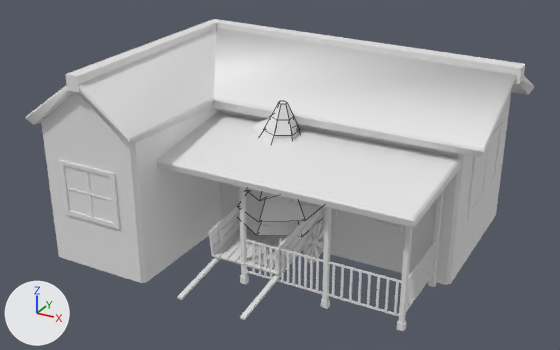
Renders of the FBX model Assets/_Lost in Tales/Prefabs/Fase2/Lucca/farm_assets_Lucca.fbx from each side of a commit.
Both versions are drawn from a camera (50 mm lens) standing at (7.1, -12.9, 8.26) and looking at (-0.26, 0.49, 1.56). Lighting does not change. The marker at lower left points along +X, +Y and +Z. Mesh edges are drawn as thin lines on the coarser meshes. Materials are left out; every surface is plain grey. Where no turn or scale is listed for an object, it has been applied to the vertices.

The first picture shows 'arvore_2', 'carroca', 'casa'.
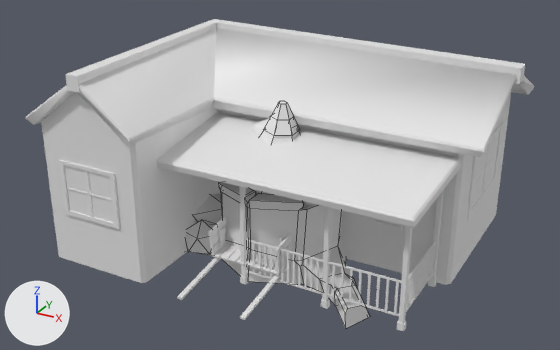
Where the change shows, as pixel boxes [x1, y1, x2, y2] in the pictures (560 x 350 px):
'tronco', added
    after: [206, 182, 370, 329]
'bush2', added
    after: [186, 193, 222, 254]
'arvore_2', unchanged, covered by the edit
    before: [238, 101, 322, 236]
    after: [252, 101, 300, 195]

Patch to the scene script:
```diff
--- a/Assets/_Lost in Tales/Prefabs/Fase2/Lucca/farm_assets_Lucca.fbx.py
+++ b/Assets/_Lost in Tales/Prefabs/Fase2/Lucca/farm_assets_Lucca.fbx.py
@@ me_bush2 @@
+me_bush2.from_pydata(...)  # 36 vertices, 60 faces; spans x -0.71..0.88, y -1.07..1.14, z 0.0..1.09
@@ me_tronco @@
+me_tronco.from_pydata(...)  # 195 vertices, 172 faces; spans x -2.79..2.44, y -1.38..2.59, z -0.51..1.76
@@ ob_bush2 @@
+ob_bush2 = bpy.data.objects.new('bush2', me_bush2)
+ob_bush2.location = (-2.0, 0.0, 0.0)
@@ ob_tronco @@
+ob_tronco = bpy.data.objects.new('tronco', me_tronco)
+ob_tronco.location = (0.0, 0.0, 0.0)
```
